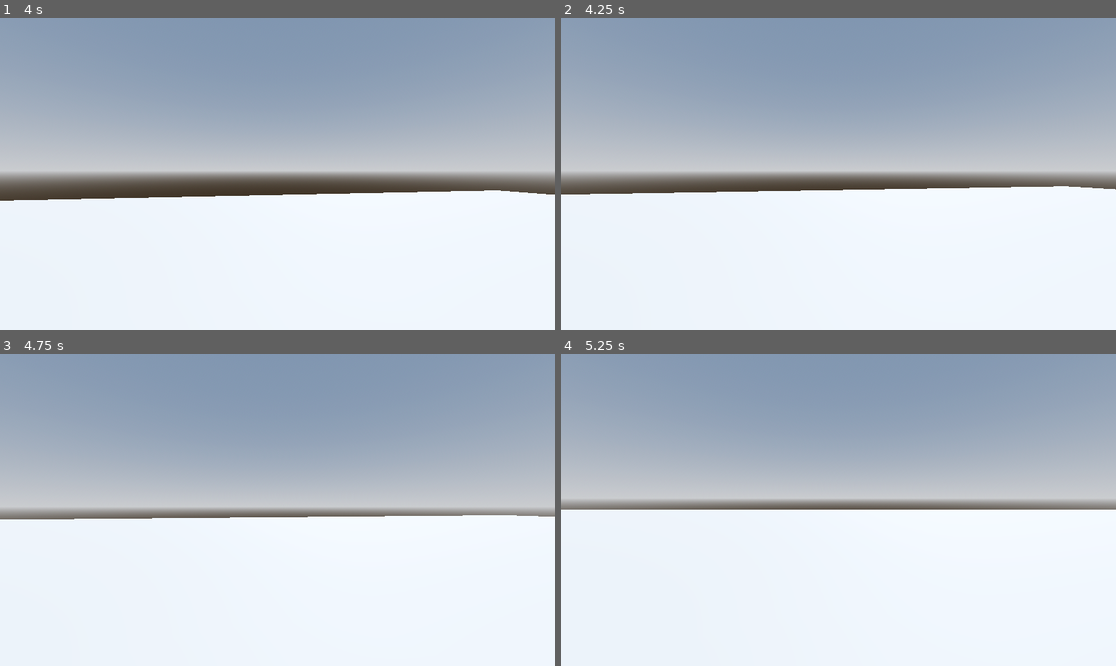
Above: before the commit, frames 1-4 (two rows, left to right).
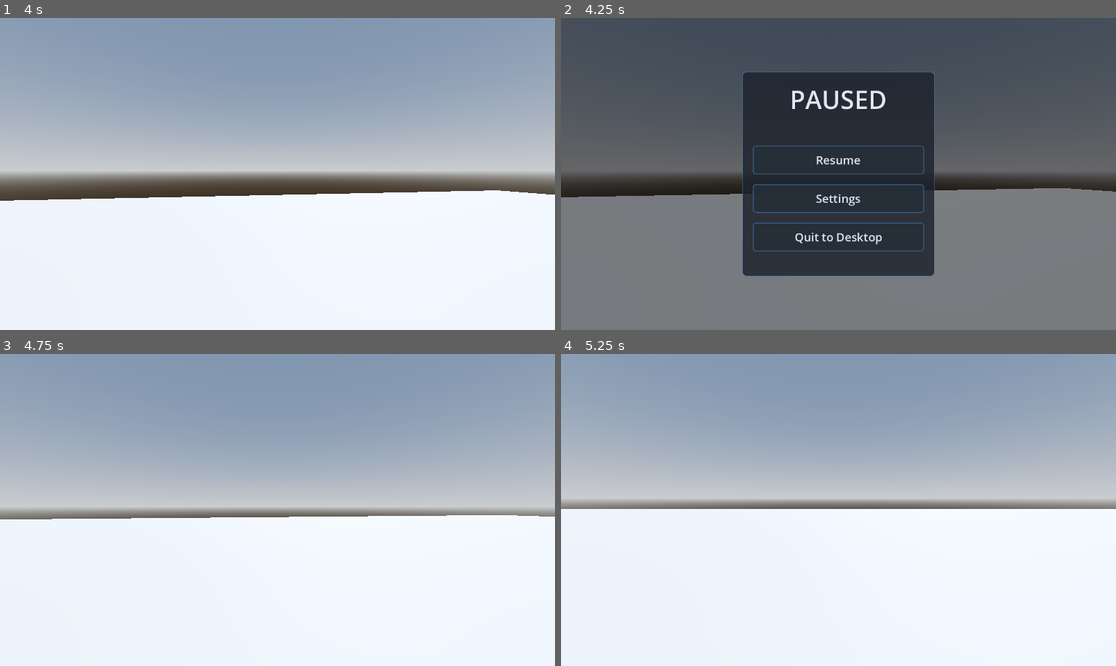
Above: after the commit, the same moments.

Repository: asyxui/bye-bye-biosphere
Game: Godot game, scene res://Scenes/Root.tscn
Same seed, same stepped clock (60 frames per second), same inputs: the game is played once before the commit and once after it.
Inputs (mouse positions are in pixels of both pictures, inside the frame that each line leads up to):
- Up to frame 1 (4 s): move the mouse to (305, 174) at 0.52 s; press the mouse at (305, 174) at 0.53 s; hold W (move_forward) from 0.53 s (still down); tap Space (jump) at 0.77, 1.52, 3.02, 3.5, 3.77 s; move the mouse to (249, 174) at 1.27 s; release the mouse at (249, 174) at 1.28 s; tap Shift (sprint) at 1.35, 2.85 s; move the mouse to (288, 167) at 2.02 s; press the mouse at (288, 167) at 2.03 s; tap Enter at 2.75 s; move the mouse to (271, 180) at 2.77 s; release the mouse at (271, 180) at 2.78 s; move the mouse to (316, 177) at 3.52 s; press the mouse at (316, 177) at 3.53 s
- Up to frame 2 (4.25 s): keep holding W (move_forward); tap Escape (menu) at 4.15 s
- Up to frame 3 (4.75 s): release W (move_forward) at 4.25 s; release the mouse at (316, 513) at 4.25 s; click (277, 497) at 4.25 s, where only the run after the commit has a clickable "Resume"
- Up to frame 4 (5.25 s): tap Enter at 5 s; move the mouse to (794, 506) at 5.02 s; hold W (move_forward) from 5.03 s (still down); tap Shift (sprint) at 5.1 s

Frame 1 is identical in both runs. In frame 2, 100% of the frame differs, in the area x 0-100%, y 0-100%; in frame 3, less than 0.1%; in frame 4, 0.2%.

Commit message:
add basic UI with theme and esc menu

Diff:
--- /dev/null
+++ b/Assets/FactoryTheme.tres
@@ -0,0 +1,221 @@
+[gd_resource type="Theme" load_steps=15 format=3 uid="uid://d0jwc6ai43n1w"]
+
+[sub_resource type="StyleBoxFlat" id="StyleBoxFlat_button_disabled"]
+bg_color = Color(0.1, 0.1, 0.12, 0.5)
+border_width_left = 2
+border_width_top = 2
+border_width_right = 2
+border_width_bottom = 2
+border_color = Color(0.2, 0.2, 0.25, 0.4)
+corner_radius_top_left = 6
+corner_radius_top_right = 6
+corner_radius_bottom_right = 6
+corner_radius_bottom_left = 6
+
+[sub_resource type="StyleBoxFlat" id="StyleBoxFlat_button_hover"]
+bg_color = Color(0.2, 0.25, 0.32, 1)
+border_width_left = 2
+border_width_top = 2
+border_width_right = 2
+border_width_bottom = 2
+border_color = Color(0.3, 0.7, 1, 1)
+corner_radius_top_left = 6
+corner_radius_top_right = 6
+corner_radius_bottom_right = 6
+corner_radius_bottom_left = 6
+shadow_color = Color(0.3, 0.7, 1, 0.3)
+shadow_size = 4
+
+[sub_resource type="StyleBoxFlat" id="StyleBoxFlat_button_normal"]
+bg_color = Color(0.15, 0.18, 0.22, 0.95)
+border_width_left = 2
+border_width_top = 2
+border_width_right = 2
+border_width_bottom = 2
+border_color = Color(0.25, 0.45, 0.65, 0.6)
+corner_radius_top_left = 6
+corner_radius_top_right = 6
+corner_radius_bottom_right = 6
+corner_radius_bottom_left = 6
+
+[sub_resource type="StyleBoxFlat" id="StyleBoxFlat_button_pressed"]
+bg_color = Color(0.12, 0.15, 0.2, 1)
+border_width_left = 2
+border_width_top = 2
+border_width_right = 2
+border_width_bottom = 2
+border_color = Color(0.3, 0.7, 1, 1)
+corner_radius_top_left = 6
+corner_radius_top_right = 6
+corner_radius_bottom_right = 6
+corner_radius_bottom_left = 6
+
+[sub_resource type="StyleBoxFlat" id="StyleBoxFlat_checkbox_normal"]
+bg_color = Color(0.15, 0.18, 0.22, 0.9)
+border_width_left = 2
+border_width_top = 2
+border_width_right = 2
+border_width_bottom = 2
+border_color = Color(0.25, 0.45, 0.65, 0.6)
+corner_radius_top_left = 4
+corner_radius_top_right = 4
+corner_radius_bottom_right = 4
+corner_radius_bottom_left = 4
+
+[sub_resource type="StyleBoxFlat" id="StyleBoxFlat_checkbox_hover"]
+bg_color = Color(0.2, 0.25, 0.32, 1)
+border_width_left = 2
+border_width_top = 2
+border_width_right = 2
+border_width_bottom = 2
+border_color = Color(0.3, 0.7, 1, 0.8)
+corner_radius_top_left = 4
+corner_radius_top_right = 4
+corner_radius_bottom_right = 4
+corner_radius_bottom_left = 4
+
+[sub_resource type="StyleBoxFlat" id="StyleBoxFlat_checkbox_pressed"]
+bg_color = Color(0.3, 0.7, 1, 0.3)
+border_width_left = 2
+border_width_top = 2
+border_width_right = 2
+border_width_bottom = 2
+border_color = Color(0.3, 0.7, 1, 1)
+corner_radius_top_left = 4
+corner_radius_top_right = 4
+corner_radius_bottom_right = 4
+corner_radius_bottom_left = 4
+
+[sub_resource type="StyleBoxFlat" id="StyleBoxFlat_panel_container"]
+bg_color = Color(0.12, 0.14, 0.18, 0.85)
+border_width_left = 2
+border_width_top = 2
+border_width_right = 2
+border_width_bottom = 2
+border_color = Color(0.25, 0.45, 0.65, 0.5)
+corner_radius_top_left = 8
+corner_radius_top_right = 8
+corner_radius_bottom_right = 8
+corner_radius_bottom_left = 8
+
+[sub_resource type="StyleBoxFlat" id="StyleBoxFlat_slider"]
+bg_color = Color(0.15, 0.18, 0.22, 0.8)
+border_width_left = 1
+border_width_top = 1
+border_width_right = 1
+border_width_bottom = 1
+border_color = Color(0.25, 0.45, 0.65, 0.5)
+corner_radius_top_left = 3
+corner_radius_top_right = 3
+corner_radius_bottom_right = 3
+corner_radius_bottom_left = 3
+
+[sub_resource type="StyleBoxFlat" id="StyleBoxFlat_panel"]
+bg_color = Color(0.08, 0.1, 0.13, 0.92)
+border_width_left = 3
+border_width_top = 3
+border_width_right = 3
+border_width_bottom = 3
+border_color = Color(0.3, 0.55, 0.75, 0.8)
+corner_radius_top_left = 12
+corner_radius_top_right = 12
+corner_radius_bottom_right = 12
+corner_radius_bottom_left = 12
+shadow_size = 10
+shadow_offset = Vector2(0, 4)
+
+[sub_resource type="StyleBoxEmpty" id="StyleBoxEmpty_transparent"]
+
+[sub_resource type="StyleBoxFlat" id="StyleBoxFlat_tab_unselected"]
+content_margin_left = 16.0
+content_margin_top = 8.0
+content_margin_right = 16.0
+content_margin_bottom = 8.0
+bg_color = Color(0.12, 0.14, 0.18, 0.7)
+border_width_bottom = 2
+border_color = Color(0.25, 0.45, 0.65, 0.4)
+corner_radius_top_left = 6
+corner_radius_top_right = 6
+
+[sub_resource type="StyleBoxFlat" id="StyleBoxFlat_tab_hovered"]
+content_margin_left = 16.0
+content_margin_top = 8.0
+content_margin_right = 16.0
+content_margin_bottom = 8.0
+bg_color = Color(0.17, 0.2, 0.26, 0.9)
+border_width_bottom = 2
+border_color = Color(0.3, 0.6, 0.85, 0.7)
+corner_radius_top_left = 6
+corner_radius_top_right = 6
+
+[sub_resource type="StyleBoxFlat" id="StyleBoxFlat_tab_selected"]
+content_margin_left = 16.0
+content_margin_top = 8.0
+content_margin_right = 16.0
+content_margin_bottom = 8.0
+bg_color = Color(0.2, 0.25, 0.32, 1)
+border_width_bottom = 3
+border_color = Color(0.3, 0.7, 1, 1)
+corner_radius_top_left = 6
+corner_radius_top_right = 6
+
+[resource]
+Button/colors/font_color = Color(0.88, 0.9, 0.95, 1)
+Button/colors/font_disabled_color = Color(0.5, 0.52, 0.58, 0.5)
+Button/colors/font_focus_color = Color(0.95, 0.97, 1, 1)
+Button/colors/font_hover_color = Color(0.3, 0.7, 1, 1)
+Button/colors/font_hover_pressed_color = Color(0.4, 0.8, 1, 1)
+Button/colors/font_pressed_color = Color(0.5, 0.85, 1, 1)
+Button/font_sizes/font_size = 18
+Button/styles/disabled = SubResource("StyleBoxFlat_button_disabled")
+Button/styles/focus = SubResource("StyleBoxFlat_button_hover")
+Button/styles/hover = SubResource("StyleBoxFlat_button_hover")
+Button/styles/normal = SubResource("StyleBoxFlat_button_normal")
+Button/styles/pressed = SubResource("StyleBoxFlat_button_pressed")
+CheckBox/colors/font_color = Color(0.88, 0.9, 0.95, 1)
+CheckBox/colors/font_disabled_color = Color(0.5, 0.52, 0.58, 0.5)
+CheckBox/colors/font_focus_color = Color(0.95, 0.97, 1, 1)
+CheckBox/colors/font_hover_color = Color(0.3, 0.7, 1, 1)
+CheckBox/colors/font_hover_pressed_color = Color(0.4, 0.8, 1, 1)
+CheckBox/colors/font_pressed_color = Color(0.5, 0.85, 1, 1)
+CheckBox/font_sizes/font_size = 16
+CheckBox/styles/disabled = SubResource("StyleBoxFlat_checkbox_normal")
+CheckBox/styles/focus = SubResource("StyleBoxFlat_checkbox_hover")
+CheckBox/styles/hover = SubResource("StyleBoxFlat_checkbox_hover")
+CheckBox/styles/normal = SubResource("StyleBoxFlat_checkbox_normal")
+CheckBox/styles/pressed = SubResource("StyleBoxFlat_checkbox_pressed")
+HSeparator/constants/separation = 4
+HSeparator/styles/separator = SubResource("StyleBoxFlat_panel_container")
+HSlider/colors/font_color = Color(0.88, 0.9, 0.95, 1)
+HSlider/styles/grabber_area = SubResource("StyleBoxFlat_slider")
+HSlider/styles/grabber_area_highlight = SubResource("StyleBoxFlat_slider")
+HSlider/styles/slider = SubResource("StyleBoxFlat_slider")
+Label/colors/font_color = Color(0.88, 0.9, 0.95, 1)
+Label/colors/font_outline_color = Color(0, 0, 0, 0.5)
+Label/colors/font_shadow_color = Color(0, 0, 0, 0.3)
+Label/font_sizes/font_size = 16
+OptionButton/colors/font_color = Color(0.88, 0.9, 0.95, 1)
+OptionButton/colors/font_disabled_color = Color(0.5, 0.52, 0.58, 0.5)
+OptionButton/colors/font_focus_color = Color(0.95, 0.97, 1, 1)
+OptionButton/colors/font_hover_color = Color(0.3, 0.7, 1, 1)
+OptionButton/colors/font_hover_pressed_color = Color(0.4, 0.8, 1, 1)
+OptionButton/colors/font_pressed_color = Color(0.5, 0.85, 1, 1)
+OptionButton/font_sizes/font_size = 16
+OptionButton/styles/disabled = SubResource("StyleBoxFlat_button_disabled")
+OptionButton/styles/focus = SubResource("StyleBoxFlat_button_hover")
+OptionButton/styles/hover = SubResource("StyleBoxFlat_button_hover")
+OptionButton/styles/normal = SubResource("StyleBoxFlat_button_normal")
+OptionButton/styles/pressed = SubResource("StyleBoxFlat_button_pressed")
+Panel/styles/panel = SubResource("StyleBoxFlat_panel")
+PanelContainer/styles/panel = SubResource("StyleBoxFlat_panel_container")
+TabContainer/colors/font_disabled_color = Color(0.5, 0.52, 0.58, 0.5)
+TabContainer/colors/font_hovered_color = Color(0.3, 0.7, 1, 1)
+TabContainer/colors/font_selected_color = Color(0.3, 0.7, 1, 1)
+TabContainer/colors/font_unselected_color = Color(0.7, 0.75, 0.82, 1)
+TabContainer/constants/h_separation = 8
+TabContainer/font_sizes/font_size = 16
+TabContainer/styles/panel = SubResource("StyleBoxEmpty_transparent")
+TabContainer/styles/tab_disabled = SubResource("StyleBoxFlat_tab_unselected")
+TabContainer/styles/tab_hovered = SubResource("StyleBoxFlat_tab_hovered")
+TabContainer/styles/tab_selected = SubResource("StyleBoxFlat_tab_selected")
+TabContainer/styles/tab_unselected = SubResource("StyleBoxFlat_tab_unselected")
--- /dev/null
+++ b/Scenes/MenuManager.tscn
@@ -0,0 +1,13 @@
+[gd_scene load_steps=4 format=3 uid="uid://caj87l6awn6h4"]
+
+[ext_resource type="Script" uid="uid://e6tmerrhqsye" path="res://Scripts/MenuManager.gd" id="1_menu_manager"]
+[ext_resource type="PackedScene" uid="uid://c2vx7y8qbm3kl" path="res://Scenes/PauseMenu.tscn" id="2_pause_menu"]
+[ext_resource type="PackedScene" uid="uid://dwm8x30aqbk5n" path="res://Scenes/SettingsMenu.tscn" id="3_settings_menu"]
+
+[node name="MenuManager" type="CanvasLayer"]
+process_mode = 3
+script = ExtResource("1_menu_manager")
+
+[node name="PauseMenu" parent="." instance=ExtResource("2_pause_menu")]
+
+[node name="SettingsMenu" parent="." instance=ExtResource("3_settings_menu")]
--- /dev/null
+++ b/Scenes/PauseMenu.tscn
@@ -0,0 +1,79 @@
+[gd_scene load_steps=2 format=3 uid="uid://c2vx7y8qbm3kl"]
+
+[ext_resource type="Theme" uid="uid://d0jwc6ai43n1w" path="res://Assets/FactoryTheme.tres" id="1_theme"]
+
+[node name="PauseMenu" type="Control"]
+layout_mode = 3
+anchors_preset = 15
+anchor_right = 1.0
+anchor_bottom = 1.0
+grow_horizontal = 2
+grow_vertical = 2
+theme = ExtResource("1_theme")
+
+[node name="Overlay" type="ColorRect" parent="."]
+layout_mode = 1
+anchors_preset = 15
+anchor_right = 1.0
+anchor_bottom = 1.0
+grow_horizontal = 2
+grow_vertical = 2
+color = Color(0, 0, 0, 0.5)
+
+[node name="Panel" type="PanelContainer" parent="."]
+layout_mode = 1
+anchors_preset = 8
+anchor_left = 0.5
+anchor_top = 0.5
+anchor_right = 0.5
+anchor_bottom = 0.5
+offset_left = -200.0
+offset_top = -175.0
+offset_right = 200.0
+offset_bottom = 175.0
+grow_horizontal = 2
+grow_vertical = 2
+
+[node name="MarginContainer" type="MarginContainer" parent="Panel"]
+layout_mode = 2
+theme_override_constants/margin_left = 20
+theme_override_constants/margin_top = 20
+theme_override_constants/margin_right = 20
+theme_override_constants/margin_bottom = 20
+
+[node name="VBoxContainer" type="VBoxContainer" parent="Panel/MarginContainer"]
+layout_mode = 2
+theme_override_constants/separation = 20
+
+[node name="Title" type="Label" parent="Panel/MarginContainer/VBoxContainer"]
+layout_mode = 2
+theme_override_font_sizes/font_size = 52
+text = "PAUSED"
+horizontal_alignment = 1
+
+[node name="Spacer1" type="Control" parent="Panel/MarginContainer/VBoxContainer"]
+custom_minimum_size = Vector2(0, 20)
+layout_mode = 2
+
+[node name="ResumeButton" type="Button" parent="Panel/MarginContainer/VBoxContainer"]
+custom_minimum_size = Vector2(300, 60)
+layout_mode = 2
+theme_override_font_sizes/font_size = 24
+text = "Resume"
+
+[node name="SettingsButton" type="Button" parent="Panel/MarginContainer/VBoxContainer"]
+custom_minimum_size = Vector2(300, 60)
+layout_mode = 2
+theme_override_font_sizes/font_size = 24
+text = "Settings"
+
+[node name="QuitButton" type="Button" parent="Panel/MarginContainer/VBoxContainer"]
+custom_minimum_size = Vector2(300, 60)
+layout_mode = 2
+theme_override_colors/font_hover_color = Color(1, 0.4, 0.3, 1)
+theme_override_font_sizes/font_size = 24
+text = "Quit to Desktop"
+
+[node name="Spacer2" type="Control" parent="Panel/MarginContainer/VBoxContainer"]
+custom_minimum_size = Vector2(0, 10)
+layout_mode = 2
--- a/Scenes/Root.tscn
+++ b/Scenes/Root.tscn
@@ -1,7 +1,8 @@
-[gd_scene load_steps=10 format=3 uid="uid://b10q0mm5qd3ir"]
+[gd_scene load_steps=11 format=3 uid="uid://b10q0mm5qd3ir"]
 
 [ext_resource type="PackedScene" uid="uid://843h8d3cgi62" path="res://Scenes/Player.tscn" id="1_a5hps"]
 [ext_resource type="PackedScene" uid="uid://c8s4dif53qa4d" path="res://Scenes/ConveyorBelt.tscn" id="2_kqog5"]
+[ext_resource type="PackedScene" uid="uid://caj87l6awn6h4" path="res://Scenes/MenuManager.tscn" id="3_menu_manager"]
 
 [sub_resource type="ProceduralSkyMaterial" id="ProceduralSkyMaterial_kqog5"]
 sky_horizon_color = Color(0.66224277, 0.6717428, 0.6867428, 1)
@@ -58,3 +59,5 @@
 [node name="MeshInstance3D" type="MeshInstance3D" parent="box/CollisionShape3D"]
 mesh = SubResource("BoxMesh_knkkn")
 skeleton = NodePath("../..")
+
+[node name="MenuManager" parent="." instance=ExtResource("3_menu_manager")]
--- /dev/null
+++ b/Scenes/SettingsMenu.tscn
@@ -0,0 +1,153 @@
+
+[gd_scene load_steps=2 format=3]
+
+[ext_resource type="Theme" path="res://Assets/FactoryTheme.tres" id="1_theme"]
+[ext_resource type="Script" path="res://Scripts/SettingsMenu.gd" id="2_script"]
+
+[node name="SettingsMenu" type="Control"]
+anchor_right = 1.0
+anchor_bottom = 1.0
+theme = ExtResource("1_theme")
+script = ExtResource("2_script")
+
+[node name="Overlay" type="ColorRect" parent="."]
+anchor_right = 1.0
+anchor_bottom = 1.0
+color = Color(0, 0, 0, 0.5)
+
+[node name="Panel" type="PanelContainer" parent="."]
+anchor_left = 0.25
+anchor_top = 0.15
+anchor_right = 0.75
+anchor_bottom = 0.85
+
+[node name="MarginContainer" type="MarginContainer" parent="Panel"]
+theme_override_constants/margin_left = 30
+theme_override_constants/margin_top = 30
+theme_override_constants/margin_right = 30
+theme_override_constants/margin_bottom = 30
+
+[node name="VBoxContainer" type="VBoxContainer" parent="Panel/MarginContainer"]
+theme_override_constants/separation = 20
+
+[node name="Title" type="Label" parent="Panel/MarginContainer/VBoxContainer"]
+text = "SETTINGS"
+horizontal_alignment = 1
+theme_override_font_sizes/font_size = 38
+
+[node name="TabContainer" type="TabContainer" parent="Panel/MarginContainer/VBoxContainer"]
+custom_minimum_size = Vector2(0, 400)
+size_flags_vertical = 3
+current_tab = 0
+
+[node name="Graphics" type="VBoxContainer" parent="Panel/MarginContainer/VBoxContainer/TabContainer"]
+theme_override_constants/separation = 16
+
+[node name="QualityLabel" type="Label" parent="Panel/MarginContainer/VBoxContainer/TabContainer/Graphics"]
+text = "Graphics Quality"
+theme_override_font_sizes/font_size = 18
+
+[node name="QualitySlider" type="HSlider" parent="Panel/MarginContainer/VBoxContainer/TabContainer/Graphics"]
+min_value = 1.0
+max_value = 5.0
+value = 5.0
+tick_count = 5
+ticks_on_borders = true
+
+[node name="QualityValue" type="Label" parent="Panel/MarginContainer/VBoxContainer/TabContainer/Graphics"]
+text = "Ultra"
+horizontal_alignment = 1
+theme_override_font_sizes/font_size = 14
+
+[node name="ResolutionLabel" type="Label" parent="Panel/MarginContainer/VBoxContainer/TabContainer/Graphics"]
+text = "Resolution"
+theme_override_font_sizes/font_size = 18
+
+[node name="ResolutionOption" type="OptionButton" parent="Panel/MarginContainer/VBoxContainer/TabContainer/Graphics"]
+items = ["1280x720", "1920x1080", "2560x1440", "3840x2160"]
+selected = 1
+
+[node name="FullscreenCheck" type="CheckBox" parent="Panel/MarginContainer/VBoxContainer/TabContainer/Graphics"]
+text = "Fullscreen"
+theme_override_font_sizes/font_size = 16
+
+[node name="VsyncCheck" type="CheckBox" parent="Panel/MarginContainer/VBoxContainer/TabContainer/Graphics"]
+text = "V-Sync"
+theme_override_font_sizes/font_size = 16
+button_pressed = true
+
+[node name="Audio" type="VBoxContainer" parent="Panel/MarginContainer/VBoxContainer/TabContainer"]
+theme_override_constants/separation = 16
+
+[node name="MasterLabel" type="Label" parent="Panel/MarginContainer/VBoxContainer/TabContainer/Audio"]
+text = "Master Volume"
+theme_override_font_sizes/font_size = 18
+
+[node name="MasterSlider" type="HSlider" parent="Panel/MarginContainer/VBoxContainer/TabContainer/Audio"]
+min_value = 0.0
+max_value = 100.0
+value = 75.0
+
+[node name="MasterValue" type="Label" parent="Panel/MarginContainer/VBoxContainer/TabContainer/Audio"]
+text = "75%"
+horizontal_alignment = 1
+theme_override_font_sizes/font_size = 14
+
+[node name="MusicLabel" type="Label" parent="Panel/MarginContainer/VBoxContainer/TabContainer/Audio"]
+text = "Music Volume"
+theme_override_font_sizes/font_size = 18
+
+[node name="MusicSlider" type="HSlider" parent="Panel/MarginContainer/VBoxContainer/TabContainer/Audio"]
+min_value = 0.0
+max_value = 100.0
+value = 60.0
+
+[node name="MusicValue" type="Label" parent="Panel/MarginContainer/VBoxContainer/TabContainer/Audio"]
+text = "60%"
+horizontal_alignment = 1
+theme_override_font_sizes/font_size = 14
+
+[node name="SFXLabel" type="Label" parent="Panel/MarginContainer/VBoxContainer/TabContainer/Audio"]
+text = "SFX Volume"
+theme_override_font_sizes/font_size = 18
+
+[node name="SFXSlider" type="HSlider" parent="Panel/MarginContainer/VBoxContainer/TabContainer/Audio"]
+min_value = 0.0
+max_value = 100.0
+value = 80.0
+
+[node name="SFXValue" type="Label" parent="Panel/MarginContainer/VBoxContainer/TabContainer/Audio"]
+text = "80%"
+horizontal_alignment = 1
+theme_override_font_sizes/font_size = 14
+
+[node name="Controls" type="VBoxContainer" parent="Panel/MarginContainer/VBoxContainer/TabContainer"]
+theme_override_constants/separation = 16
+
+[node name="SensitivityLabel" type="Label" parent="Panel/MarginContainer/VBoxContainer/TabContainer/Controls"]
+text = "Mouse Sensitivity"
+theme_override_font_sizes/font_size = 18
+
+[node name="SensitivitySlider" type="HSlider" parent="Panel/MarginContainer/VBoxContainer/TabContainer/Controls"]
+min_value = 0.1
+max_value = 2.0
+step = 0.1
+value = 1.0
+
+[node name="SensitivityValue" type="Label" parent="Panel/MarginContainer/VBoxContainer/TabContainer/Controls"]
+text = "1.0x"
+horizontal_alignment = 1
+theme_override_font_sizes/font_size = 14
+
+[node name="InvertYCheck" type="CheckBox" parent="Panel/MarginContainer/VBoxContainer/TabContainer/Controls"]
+text = "Invert Y-Axis"
+theme_override_font_sizes/font_size = 16
+
+[node name="ButtonContainer" type="HBoxContainer" parent="Panel/MarginContainer/VBoxContainer"]
+theme_override_constants/separation = 20
+alignment = 1
+
+[node name="BackButton" type="Button" parent="Panel/MarginContainer/VBoxContainer/ButtonContainer"]
+custom_minimum_size = Vector2(150, 50)
+text = "← Back"
+theme_override_font_sizes/font_size = 22
--- /dev/null
+++ b/Scripts/MenuManager.gd
@@ -0,0 +1,68 @@
+extends CanvasLayer
+
+@onready var pause_menu = $PauseMenu
+@onready var settings_menu = $SettingsMenu
+
+var is_paused = false
+
+func _ready():
+	# Hide menus initially
+	pause_menu.hide()
+	settings_menu.hide()
+
+	# Connect signals
+	connect_pause_menu_signals()
+	connect_settings_menu_signals()
+
+func _input(event):
+	if event.is_action_pressed("menu"):
+		toggle_pause()
+
+func toggle_pause():
+	is_paused = !is_paused
+
+	if is_paused:
+		open_pause_menu()
+	else:
+		close_all_menus()
+
+func open_pause_menu():
+	pause_menu.show()
+	settings_menu.hide()
+	get_tree().paused = true
+	Input.mouse_mode = Input.MOUSE_MODE_VISIBLE
+
+func close_all_menus():
+	pause_menu.hide()
+	settings_menu.hide()
+	get_tree().paused = false
+	Input.mouse_mode = Input.MOUSE_MODE_CAPTURED
+	is_paused = false
+
+func open_settings():
+	pause_menu.hide()
+	settings_menu.show()
+
+func close_settings():
+	settings_menu.hide()
+	pause_menu.show()
+
+func connect_pause_menu_signals():
+	pause_menu.get_node("Panel/MarginContainer/VBoxContainer/ResumeButton").pressed.connect(_on_resume_pressed)
+	pause_menu.get_node("Panel/MarginContainer/VBoxContainer/SettingsButton").pressed.connect(_on_settings_pressed)
+	pause_menu.get_node("Panel/MarginContainer/VBoxContainer/QuitButton").pressed.connect(_on_quit_pressed)
+
+func connect_settings_menu_signals():
+	settings_menu.get_node("Panel/MarginContainer/VBoxContainer/ButtonContainer/BackButton").pressed.connect(_on_back_pressed)
+
+func _on_resume_pressed():
+	toggle_pause()
+
+func _on_settings_pressed():
+	open_settings()
+
+func _on_quit_pressed():
+	get_tree().quit()
+
+func _on_back_pressed():
+	close_settings()
--- a/Scripts/Player.gd
+++ b/Scripts/Player.gd
@@ -10,6 +10,10 @@
 	Input.mouse_mode = Input.MOUSE_MODE_CAPTURED
 
 func _input(event):
+	# Don't process input when game is paused
+	if get_tree().paused:
+		return
+
 	if event is InputEventMouseMotion and Input.mouse_mode == Input.MOUSE_MODE_CAPTURED:
 		rotate_y(-event.relative.x * MOUSE_SENSITIVITY)
 		$Camera3D.rotate_x(-event.relative.y * MOUSE_SENSITIVITY)
@@ -19,11 +23,11 @@
 		if Input.mouse_mode == Input.MOUSE_MODE_VISIBLE:
 			Input.mouse_mode = Input.MOUSE_MODE_CAPTURED
 
-	if event.is_action_pressed("menu"):
-		if Input.mouse_mode == Input.MOUSE_MODE_CAPTURED:
-			Input.mouse_mode = Input.MOUSE_MODE_VISIBLE
+func _physics_process(delta: float) -> void:
+	# Don't process movement when game is paused
+	if get_tree().paused:
+		return
 
-func _physics_process(delta: float) -> void:
 	# Add the gravity.
 	if not is_on_floor():
 		velocity += get_gravity() * delta
--- /dev/null
+++ b/Scripts/SettingsMenu.gd
@@ -0,0 +1,45 @@
+extends Control
+
+@onready var quality_slider = $Panel/MarginContainer/VBoxContainer/TabContainer/Graphics/QualitySlider
+@onready var quality_value = $Panel/MarginContainer/VBoxContainer/TabContainer/Graphics/QualityValue
+@onready var master_slider = $Panel/MarginContainer/VBoxContainer/TabContainer/Audio/MasterSlider
+@onready var master_value = $Panel/MarginContainer/VBoxContainer/TabContainer/Audio/MasterValue
+@onready var music_slider = $Panel/MarginContainer/VBoxContainer/TabContainer/Audio/MusicSlider
+@onready var music_value = $Panel/MarginContainer/VBoxContainer/TabContainer/Audio/MusicValue
+@onready var sfx_slider = $Panel/MarginContainer/VBoxContainer/TabContainer/Audio/SFXSlider
+@onready var sfx_value = $Panel/MarginContainer/VBoxContainer/TabContainer/Audio/SFXValue
+@onready var sensitivity_slider = $Panel/MarginContainer/VBoxContainer/TabContainer/Controls/SensitivitySlider
+@onready var sensitivity_value = $Panel/MarginContainer/VBoxContainer/TabContainer/Controls/SensitivityValue
+
+const QUALITY_LABELS = ["Very Low", "Low", "Medium", "High", "Ultra"]
+
+func _ready():
+	# Connect slider signals
+	quality_slider.value_changed.connect(_on_quality_changed)
+	master_slider.value_changed.connect(_on_master_changed)
+	music_slider.value_changed.connect(_on_music_changed)
+	sfx_slider.value_changed.connect(_on_sfx_changed)
+	sensitivity_slider.value_changed.connect(_on_sensitivity_changed)
+
+	# Initialize display values
+	_on_quality_changed(quality_slider.value)
+	_on_master_changed(master_slider.value)
+	_on_music_changed(music_slider.value)
+	_on_sfx_changed(sfx_slider.value)
+	_on_sensitivity_changed(sensitivity_slider.value)
+
+func _on_quality_changed(value: float):
+	var index = int(value) - 1
+	quality_value.text = QUALITY_LABELS[index]
+
+func _on_master_changed(value: float):
+	master_value.text = str(int(value)) + "%"
+
+func _on_music_changed(value: float):
+	music_value.text = str(int(value)) + "%"
+
+func _on_sfx_changed(value: float):
+	sfx_value.text = str(int(value)) + "%"
+
+func _on_sensitivity_changed(value: float):
+	sensitivity_value.text = str(snapped(value, 0.1)) + "x"
Not shown, added: Scripts/MenuManager.gd.uid
Not shown, added: Scripts/SettingsMenu.gd.uid
Not shown, added: Scenes/SettingsMenu.tscn.backup
